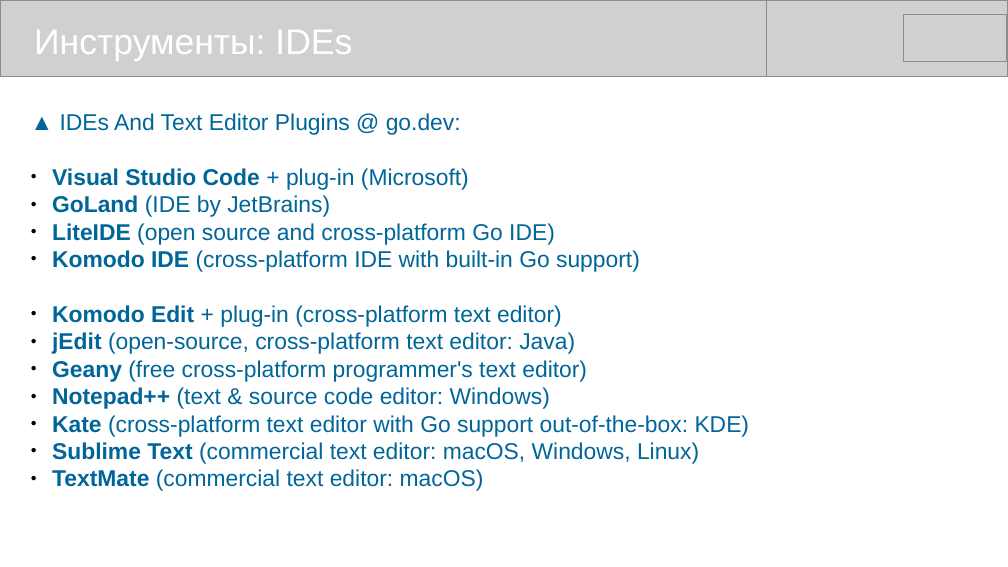
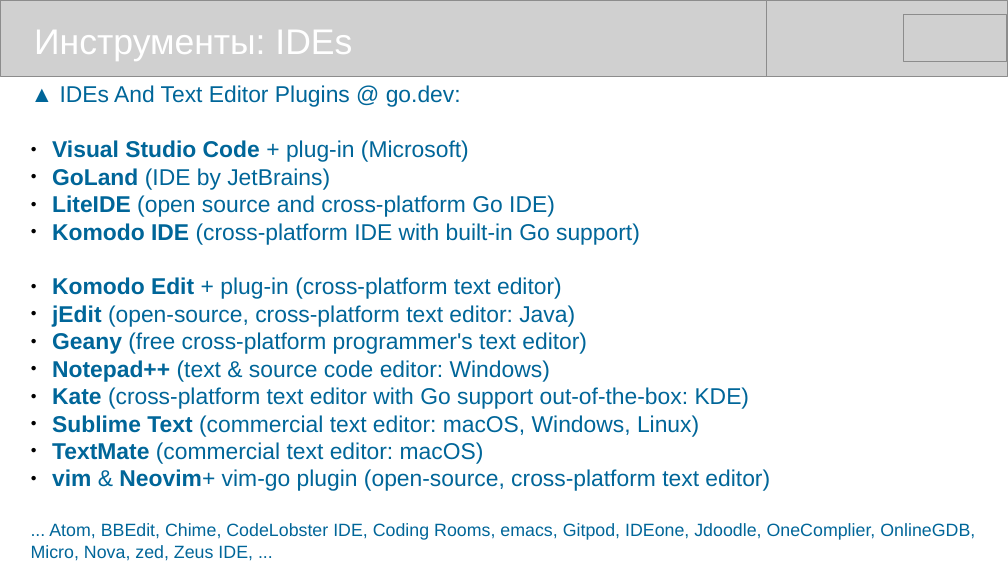
Before and after one commit to mike-shock/Go_language, a slide deck: slide 41 of Go_Review.odp (slide 40 before the commit). Drawn at 1008x567 pixels with LibreOffice and Linux fonts; fonts in the diff are those of the drawing; grey boxes stand for pictures. Boxes give left, top, right and bottom in pixels: in the first picture for what was removed or moved away, otherwise in the second. Text is boxed around its words. In the diff, an @@ line names an element or a change of style, - is before the commit and + after.

```diff
--- a/Go_Review.odp
+++ b/Go_Review.odp
@@ text at box(31, 469, 975, 561): paragraphs added @@
+● vim & Neovim+ vim-go plugin (open-source, cross-platform text editor)
+... Atom, BBEdit, Chime, CodeLobster IDE, Coding Rooms, emacs, Gitpod, IDEone, Jdoodle, OneComplier, OnlineGDB, Micro, Nova, zed, Zeus IDE, ...
```
Also in this commit, not shown: 15 other slides changed, 1 slide added, 1 other file.
